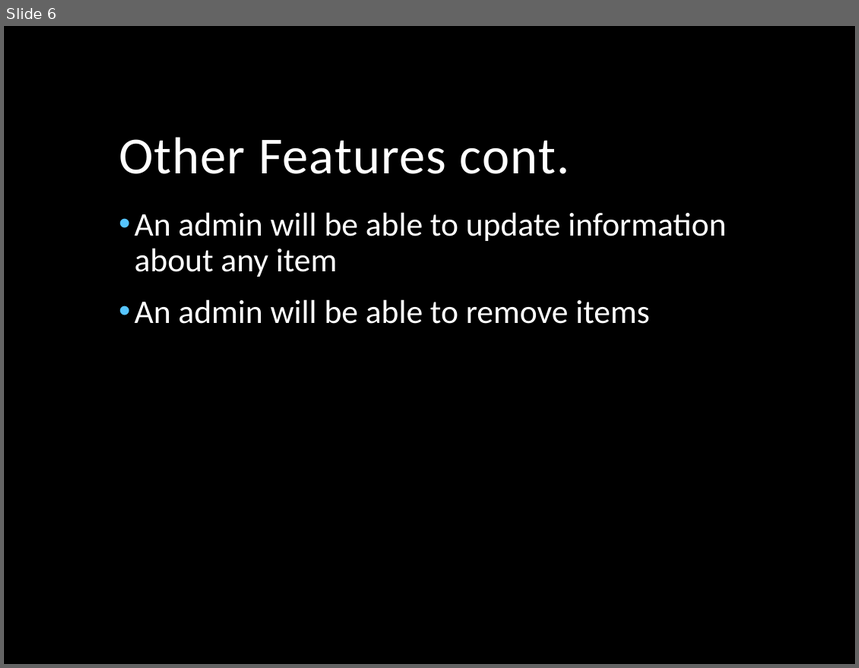
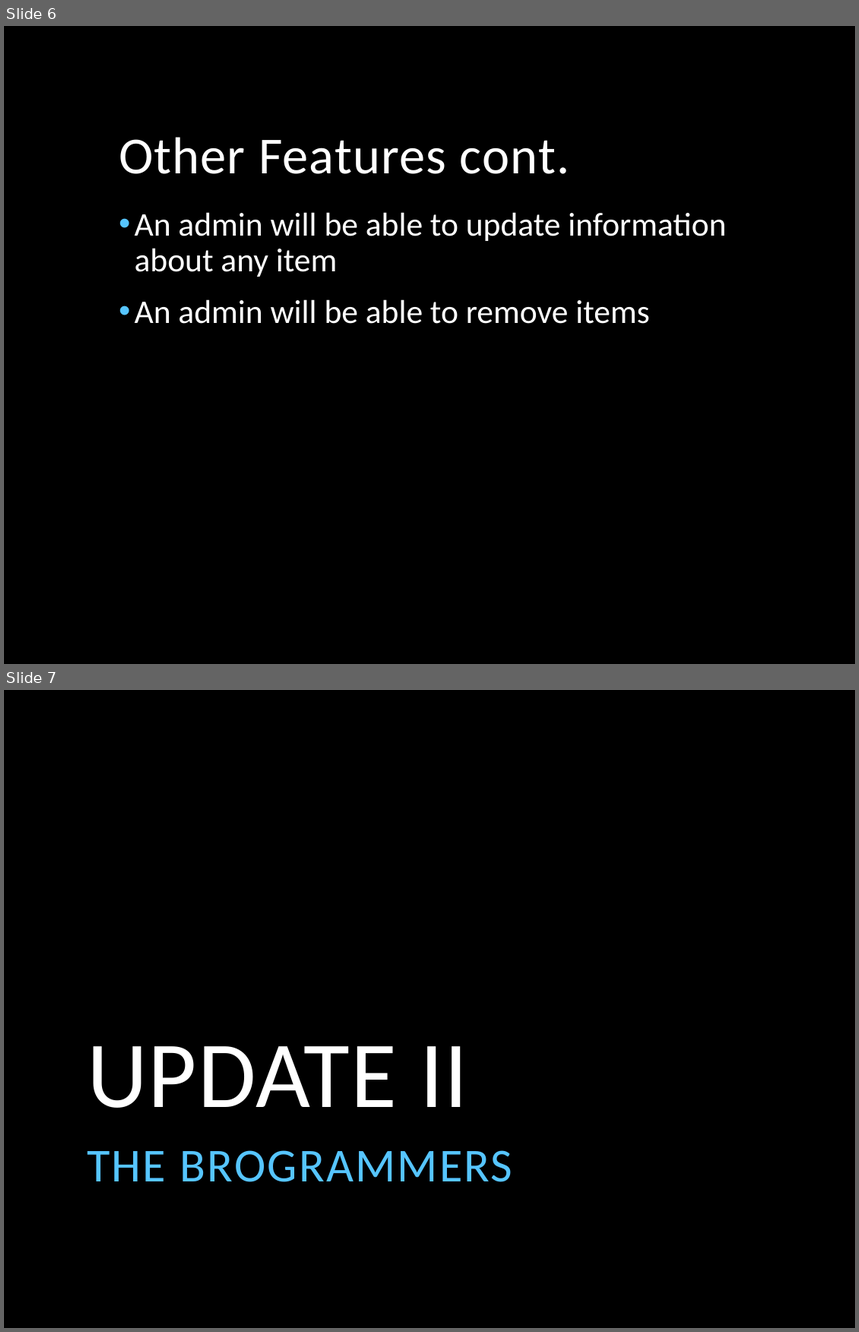
Before and after one commit to rhubrightj/CSCI480-Project-TheBrogrammers, a slide deck: Presentation.pptx. Shown one above the other, each under a label of ours: slide 6 before the commit, slides 6 and 7 after it. The pictures are 859x668 and 859x1332 pixels, drawn with LibreOffice and Linux fonts; fonts in the diff are those of the drawing; background and template pictures are left out. Boxes give left, top, right and bottom in pixels: in the first picture for what was removed or moved away, otherwise in the second. Text is boxed around its words. In the diff, an @@ line names an element or a change of style, - is before the commit and + after.

```diff
--- a/Presentation.pptx
+++ b/Presentation.pptx
@@ slide 7 added at [4,690,855,1328], background picture (left out) @@
@@ title added at [87,1046,468,1108], 80 pt, text #FFFFFF @@
+UPDATE II
@@ subtitle added at [87,1151,513,1182], 40 pt, text #56C5FF @@
+THE BROGRAMMERS
```
Also in this commit, not shown: 3 other slides added, 46 other files.
